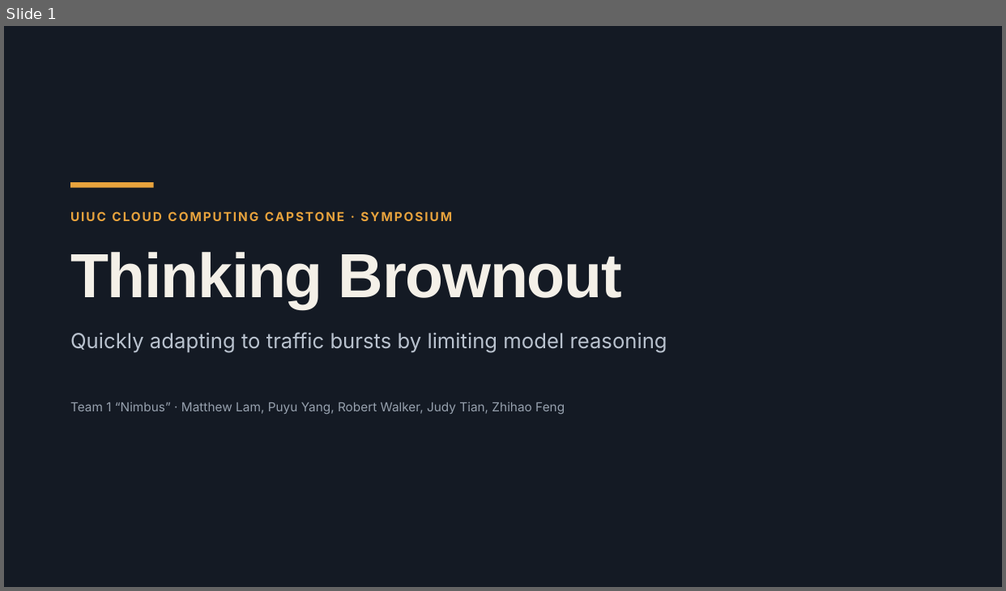
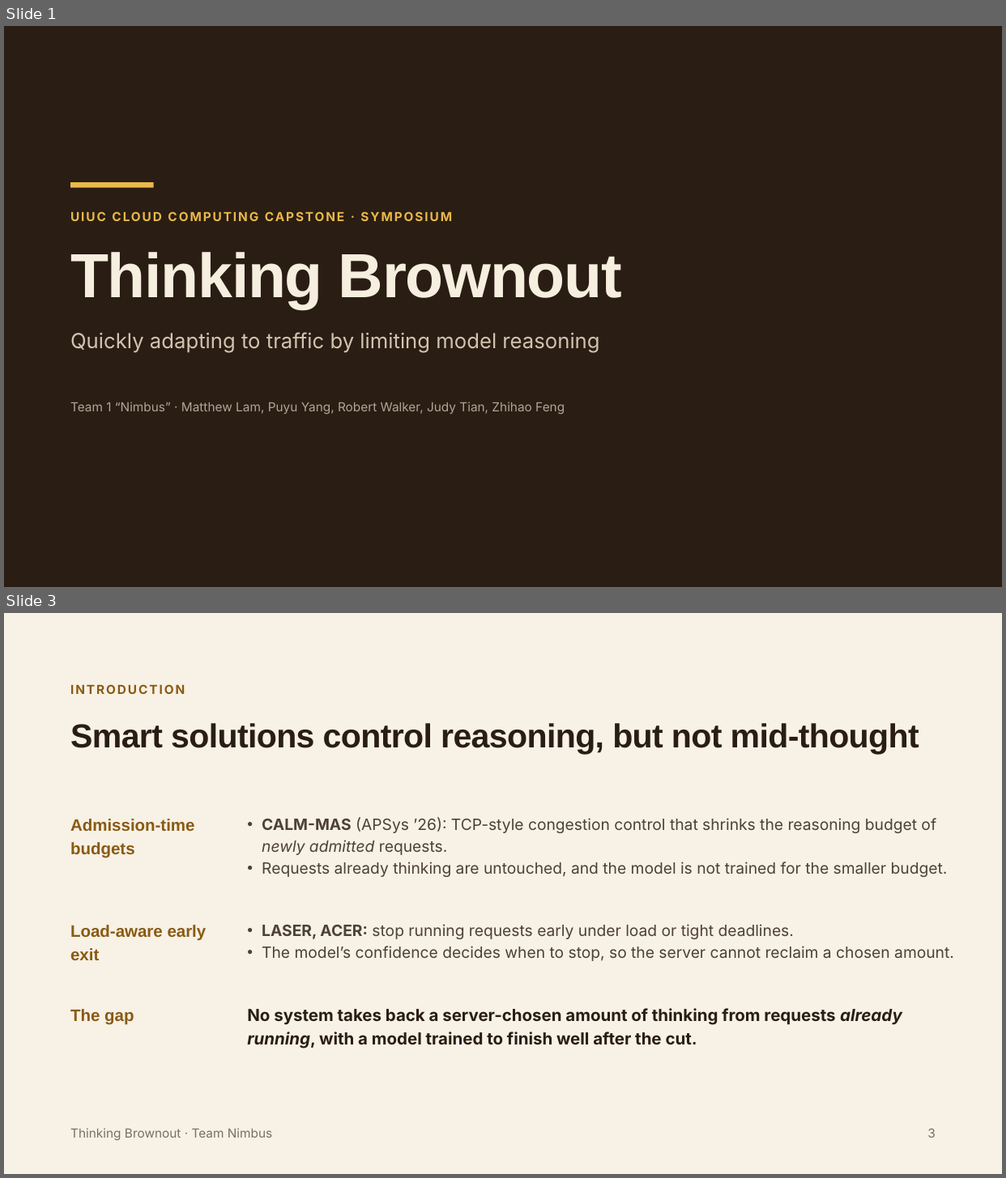
Before and after one commit to pyangyu/team1_nimbus_copy, a slide deck: Symposium Slides.pptx. Shown one above the other, each under a label of ours: slide 1 before the commit, slides 1 and 3 after it; the slides between them are not shown. The pictures are 1006x591 and 1006x1178 pixels, drawn with LibreOffice and Linux fonts; fonts in the diff are those of the drawing. Boxes give left, top, right and bottom in pixels: in the first picture for what was removed or moved away, otherwise in the second. Text is boxed around its words. In the diff, an @@ line names an element or a change of style, - is before the commit and + after.

Commit message:
Symposium Slides: two-slide intro with use cases

```diff
--- a/Symposium Slides.pptx
+++ b/Symposium Slides.pptx
@@ slide 3 added at <box>4,613,1002,1174</box>, background #F7F1E6 @@
@@ text added at <box>70,684,185,694</box>, 12 pt, text #8A5A12, bold @@
+INTRODUCTION
@@ title added at <box>70,723,919,754</box>, 32 pt, text #2A1D14, bold @@
+Smart solutions control reasoning, but not mid-thought
@@ text added at <box>70,819,194,858</box>, 16 pt, text #8A5A12, bold @@
+Admission-time budgets
@@ text added at <box>262,817,948,877</box>, 15 pt, text #4E4036 @@
+• CALM-MAS (APSys ’26): TCP-style congestion control that shrinks the reasoning budget of newly admitted requests.
+• Requests already thinking are untouched, and the model is not trained for the smaller budget.
@@ text added at <box>70,925,206,960</box>, 16 pt, text #8A5A12, bold @@
+Load-aware early exit
@@ text added at <box>262,924,954,961</box>, 15 pt, text #4E4036 @@
+• LASER, ACER: stop running requests early under load or tight deadlines.
+• The model’s confidence decides when to stop, so the server cannot reclaim a chosen amount.
@@ text added at <box>70,1009,134,1025</box>, 16 pt, text #8A5A12, bold @@
+The gap
@@ text added at <box>247,1008,902,1049</box>, 16 pt, text #2A1D14, bold @@
+No system takes back a server-chosen amount of thinking from requests already running, with a model trained to finish well after the cut.
@@ text added at <box>70,1128,272,1140</box>, 12 pt, text #7C6E62 @@
+Thinking Brownout · Team Nimbus
@@ text added at <box>927,1129,935,1138</box>, 12 pt, text #7C6E62 @@
+3
@@ slide 1 changed as well @@
@@ background #141A24 to #2A1D14 @@
@@ rectangle at <box>70,182,154,188</box>: fill #E8A33D to #E9B949 @@
@@ text "UIUC CLOUD COMPUTING CAPSTONE · ..." at <box>70,207,961,226</box>: text colour #E8A33D to #E9B949 @@
@@ title "Thinking Brownout" at <box>70,252,622,310</box>: text colour #F4F0E8 to #F6EEDF @@
@@ text at <box>70,332,599,353</box>: text changed; text colour #B9C2CE to #D2C3AF @@
-Quickly adapting to traffic bursts by limiting model reasoning
+Quickly adapting to traffic by limiting model reasoning
@@ text "Team 1 “Nimbus” · Matthew ..." at <box>70,402,565,414</box>: text colour #97A1AE to #B3A493 @@
```
Also in this commit, not shown: 4 other slides changed, 1 other slide added, 2 slides removed.
